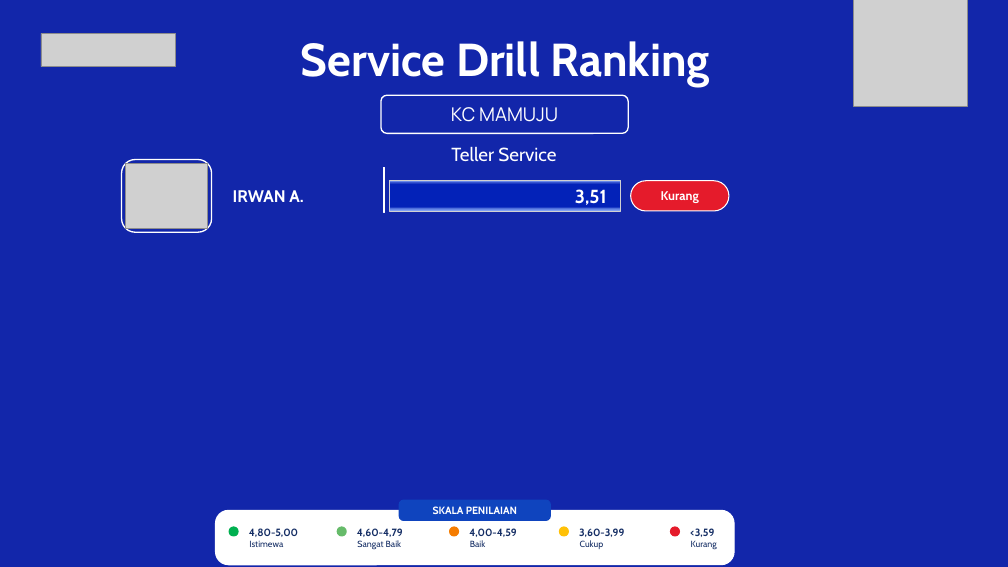
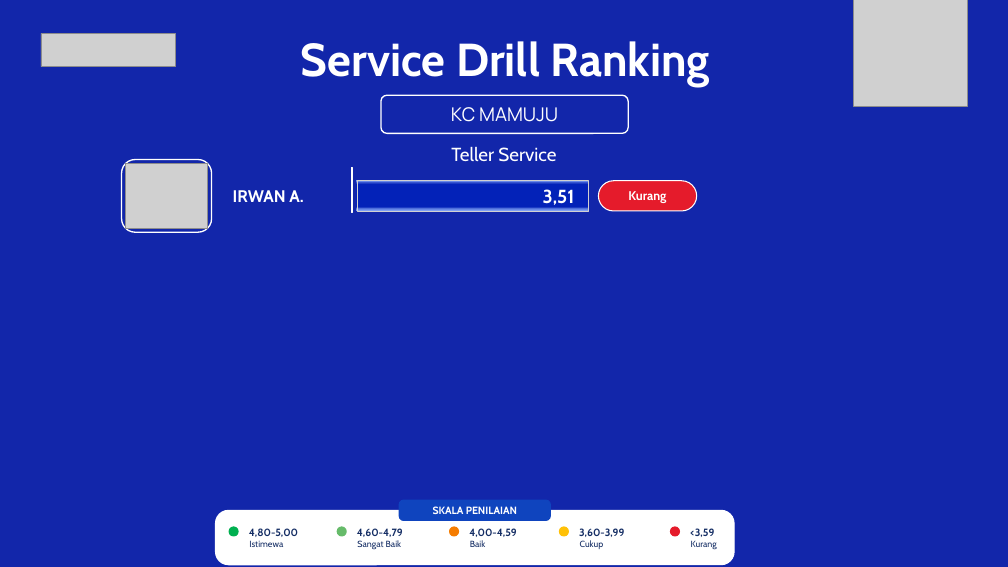
Before and after one commit to hengkiyudijanto/btn-sip, a slide deck: slide 2 of ranking-nyata.pptx. Drawn at 1008x567 pixels with LibreOffice and Linux fonts; fonts in the diff are those of the drawing; grey boxes stand for pictures; background and template pictures are left out. Boxes give left, top, right and bottom in pixels: in the first picture for what was removed or moved away, otherwise in the second. Text is boxed around its words. In the diff, an @@ line names an element or a change of style, - is before the commit and + after.

```diff
--- a/ranking-nyata.pptx
+++ b/ranking-nyata.pptx
@@ 13 rectangles, 2 texts, 1 rounded rectangle moved together from (x1=384, y1=167, x2=729, y2=212) to (x1=352, y1=167, x2=697, y2=212) @@
```
Also in this commit, not shown: 10 other files.
